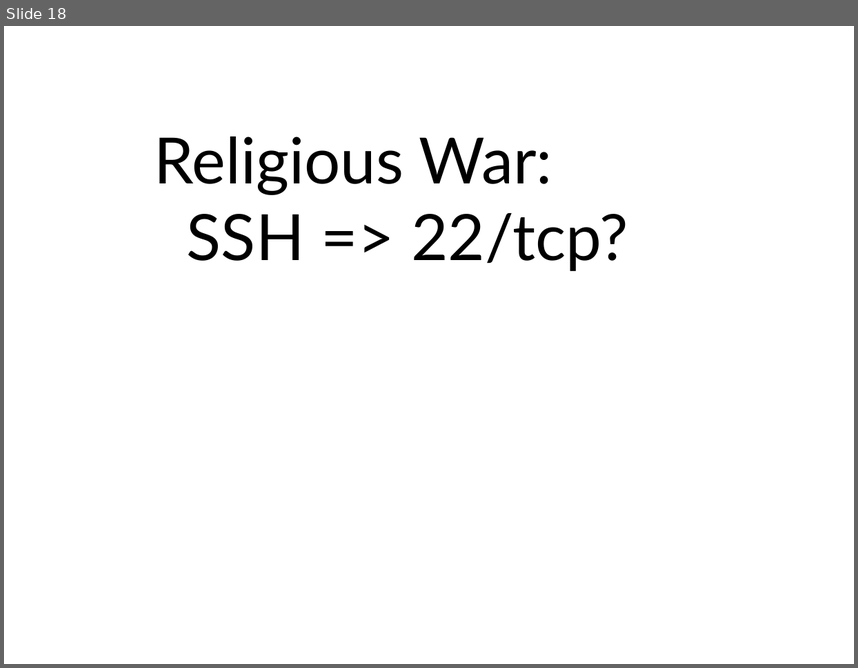
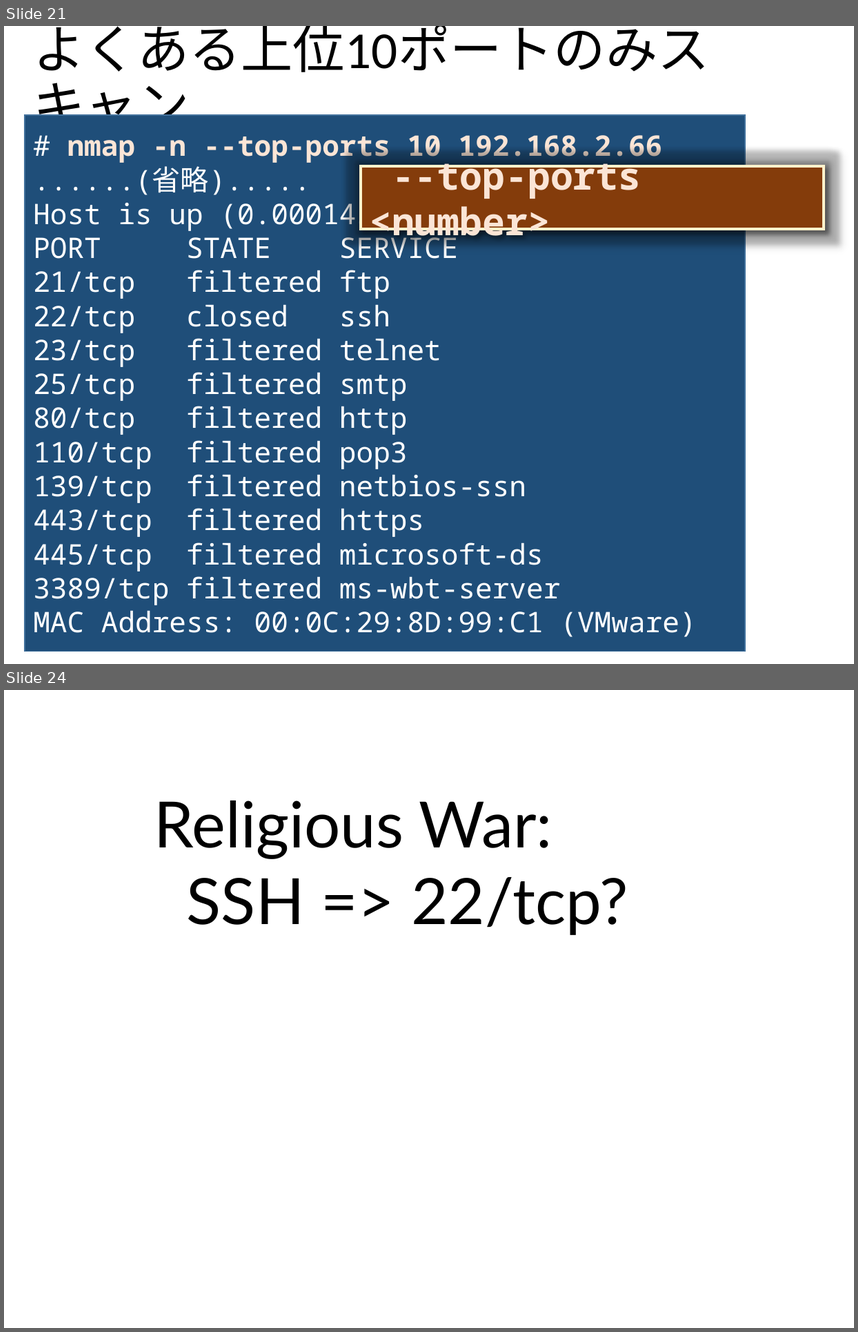
Before and after one commit to ozuma/sumida_sec, a slide deck: 2015-no.2/ppt/00_ozuma.pptx. Shown one above the other, each under a label of ours: slide 18 before the commit, slides 21 and 24 after it; the slides between them are not shown. The pictures are 858x668 and 858x1332 pixels, drawn with LibreOffice and Linux fonts; fonts in the diff are those of the drawing; background and template pictures are left out. Boxes give left, top, right and bottom in pixels: in the first picture for what was removed or moved away, otherwise in the second. Text is boxed around its words. In the diff, an @@ line names an element or a change of style, - is before the commit and + after.

Commit message:
カバレッジ、スキャン隠蔽のスライド追加

```diff
--- a/2015-no.2/ppt/00_ozuma.pptx
+++ b/2015-no.2/ppt/00_ozuma.pptx
@@ slide 21 added at (x1=4, y1=26, x2=854, y2=664), background #FFFFFF @@
@@ title added at (x1=34, y1=26, x2=710, y2=72), 44 pt, text #000000 @@
+よくある上位10ポートのみスキャン
@@ rectangle added at (x1=25, y1=115, x2=745, y2=651), fill #1F4E79, outline #43739E 1 pt, 24 pt, text #FFFFFF @@
+# nmap -n --top-ports 10 192.168.2.66
+......(省略).....
+Host is up (0.00014s latency).
+PORT STATE SERVICE
+21/tcp filtered ftp
+22/tcp closed ssh
+23/tcp filtered telnet
+25/tcp filtered smtp
+80/tcp filtered http
+110/tcp filtered pop3
+139/tcp filtered netbios-ssn
+443/tcp filtered https
+445/tcp filtered microsoft-ds
+3389/tcp filtered ms-wbt-server
+MAC Address: 00:0C:29:8D:99:C1 (VMware)
@@ rectangle added at (x1=361, y1=166, x2=824, y2=229), fill #843C0B, outline #FFF2CC 2.25 pt, 32 pt, text #FBE5D6, bold @@
+--top-ports <number>
@@ what was slide 18 is now slide 24 @@
```
Also in this commit, not shown: 7 slides changed, 7 other slides added, 1 slide removed.
